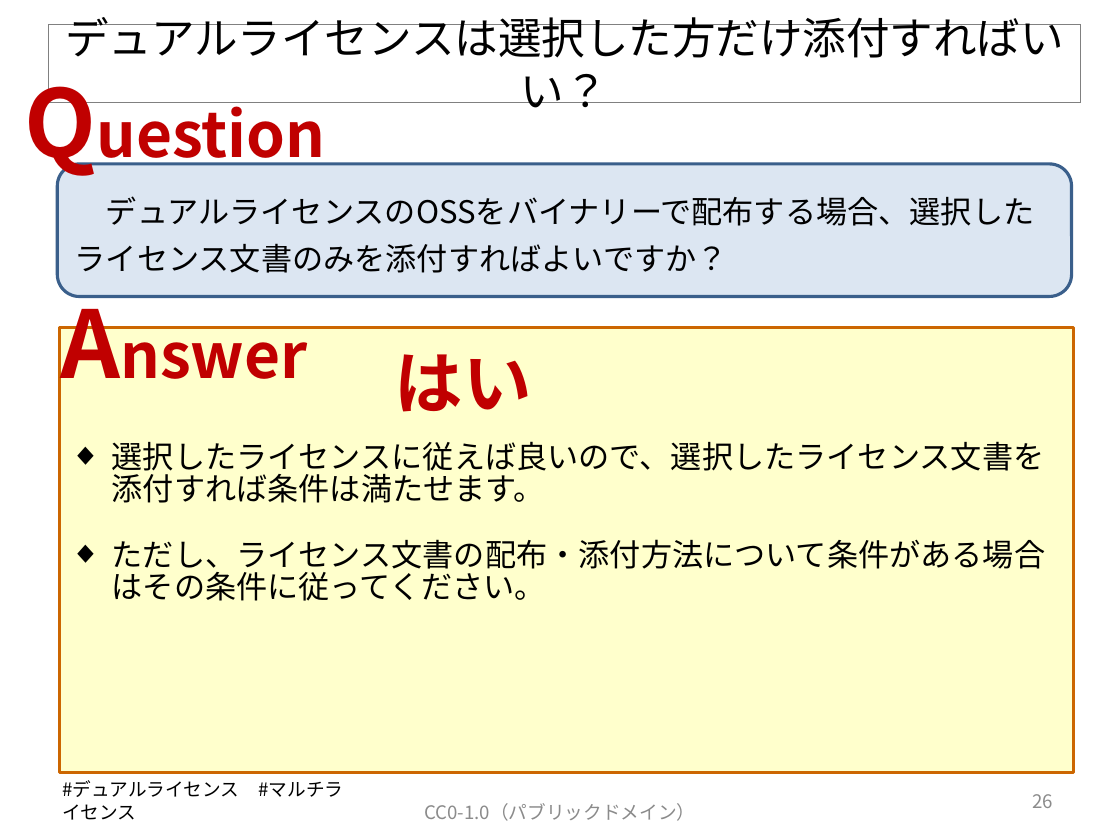
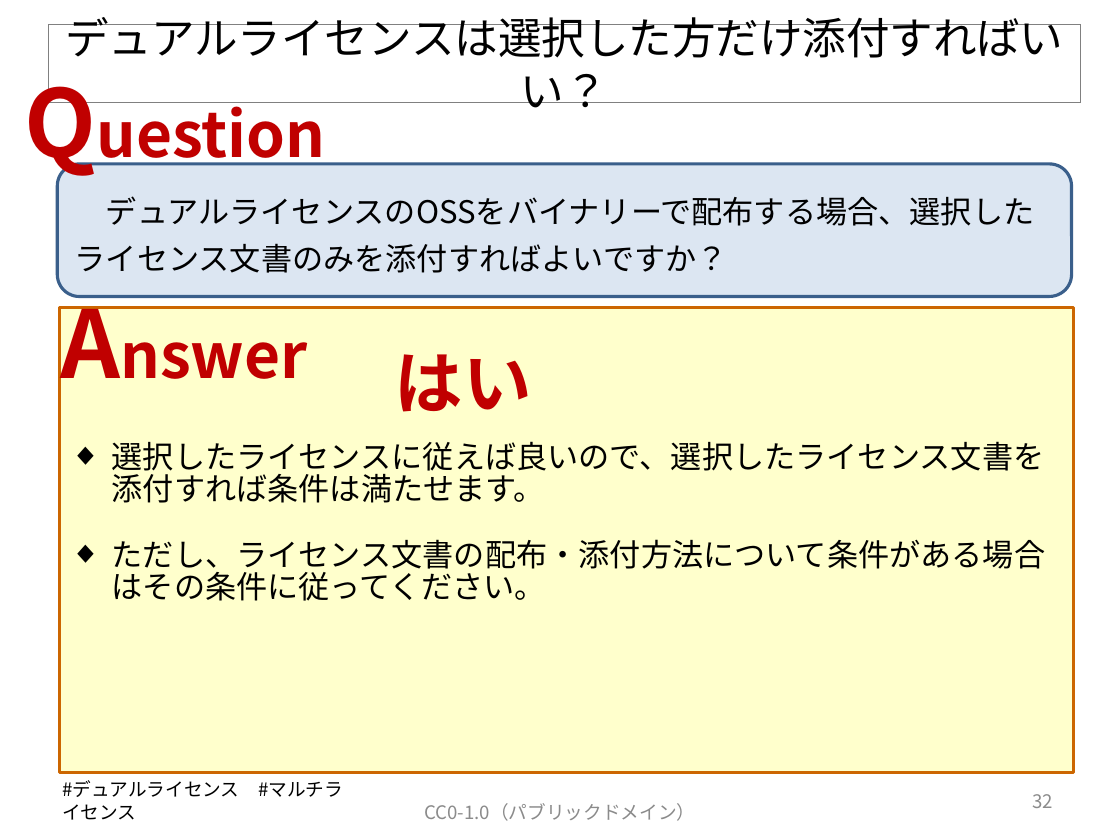
Before and after one commit to OpenChain-Project/OpenChain-JWG, a slide deck: slide 33 of Education_Material/FAQ/OSSライセンス関連でよくある誤解_CC0.pptx (slide 27 before the commit). Drawn at 1120x840 pixels with LibreOffice and Linux fonts; fonts in the diff are those of the drawing. Boxes give left, top, right and bottom in pixels: in the first picture for what was removed or moved away, otherwise in the second. Text is boxed around its words. In the diff, an @@ line names an element or a change of style, - is before the commit and + after.

```diff
--- a/Education_Material/FAQ/OSSライセンス関連でよくある誤解_CC0.pptx
+++ b/Education_Material/FAQ/OSSライセンス関連でよくある誤解_CC0.pptx
@@ rectangle: place and size @@
-rectangle at (59,327,1074,773)
+rectangle at (59,308,1074,773)
@@ page number at (1032,794,1053,808): text changed @@
-26
+32
```
Also in this commit, not shown: 4 other slides changed, 11 slides added.
